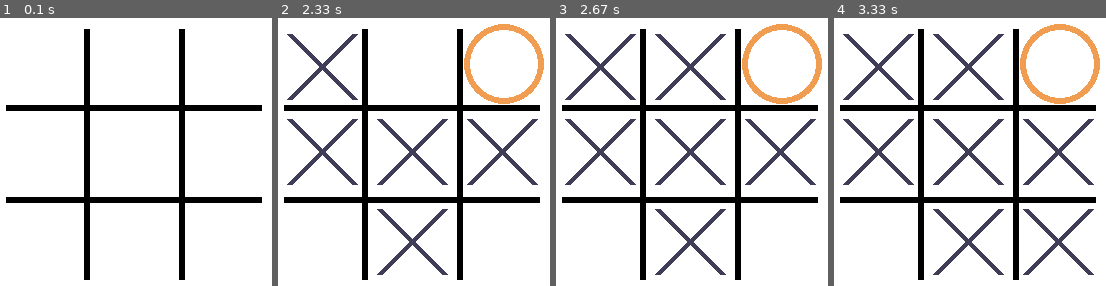
Above: before the commit, frames 1-4 (left to right).
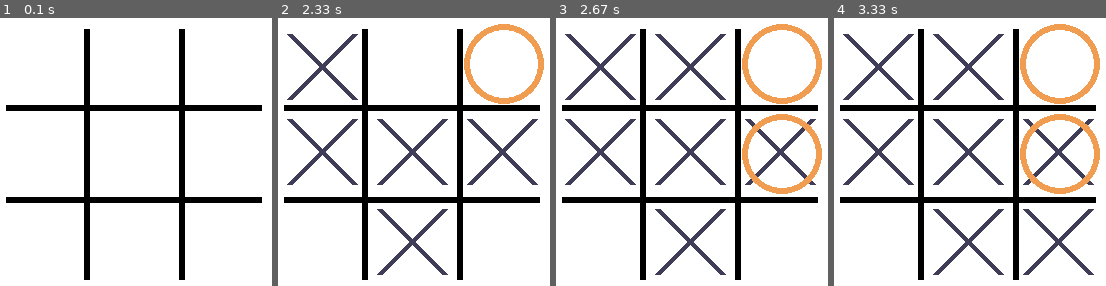
Above: after the commit, the same moments.

Repository: Kadrizzle/Pygame-TicTacToe
Game: pygame game, started from tictactoe_pygame.py
The game is run twice, just before and just after one commit, with the same random seed, the same clock (stepped at 60 frames per second) and the same inputs.
Inputs (mouse positions are in pixels of both pictures, inside the frame that each line leads up to):
- Up to frame 1 (0.1 s): no input
- Up to frame 2 (2.33 s): click (408, 154) at 0.38 s; click (299, 157) at 0.72 s; click (460, 192) at 1.55 s; click (302, 66) at 1.88 s; click (386, 269) at 2.22 s
- Up to frame 3 (2.67 s): click (672, 76) at 2.55 s
- Up to frame 4 (3.33 s): click (1051, 240) at 2.88 s

Frames 1-2 are identical in both runs. In frame 3, 1.9% of the frame differs, in the area x 68-98%, y 35-66%; in frame 4, 1.9%.

Commit message:
Part of the computer algorithm is done

Diff:
--- a/tictactoe_pygame.py
+++ b/tictactoe_pygame.py
@@ -31,6 +31,7 @@
 eigth_slot = pygame.draw.rect(screen, (255,255,255), (175, 274, 99, 74))
 ninth_slot = pygame.draw.rect(screen, (255,255,255), (275, 274, 74, 74))
 open_spots = [0, 0, 0, 0, 0, 0, 0, 0, 0]
+player_spots = [0, 0, 0, 0, 0, 0, 0, 0, 0]
 #Circle coordinates is necessary so I'll be able to have a method for the computer to play instead of manually writing down every move for the computer
 #This will make more sense later when you actually go to type the method for the computer
 circle_coordinates = [(135,135) , (228,135) , (320,135) , (135,225) , (228,225) , (320,225) , (135,315)  ,(228,315) , (320,315)]
@@ -63,10 +64,28 @@
                 pygame.draw.circle(screen, pygame.Color(240,157,81), circle_coordinates[rand_number], (40), width = 6)
                 open_spots[rand_number] = 1
                 break
-    #else:
-        #first_number = 0
-        #second_number = 1
-        #for x in open_spots:
+    else:
+        first_number = 0
+        second_number = 1
+        for x in player_spots:
+            if player_spots[first_number] == 1 and player_spots[second_number] == 1:
+                pygame.draw.circle(screen, pygame.Color(240,157,81), circle_coordinates[second_number + 1], (40), width = 6)
+                open_spots[second_number + 1] = 1
+                if x == 2:
+                    first_number = 0
+                    second_number = 0
+                first_number += 3 #0 = 3,4... 1 = 6,7... 2 = 9,10
+                second_number += 3
+                if x == 2:
+                    first_number = 1
+                    second_number = 2
+                    if player_spots[first_number] == 1 and player_spots[second_number] == 1:
+                        pygame.draw.circle(screen, pygame.Color(240,157,81), circle_coordinates[first_number - 1], (40), width = 6)
+                        open_spots[first_number - 1] = 1
+                        first_number += 3
+                        second_number += 3
+                        if x == 5:
+                            break
 
 
 
@@ -89,6 +108,7 @@
             pygame.draw.line(screen, pygame.Color(64, 61, 88), (105, 105), (170, 170), width = 6)
             pygame.draw.line(screen, pygame.Color(64,61,88), (170, 105), (105, (screen_y /2) - 55), width = 6)
             open_spots[0] = 1
+            player_spots[0] = 1
             computer_play(open_spots, first_move)
             first_move = False
 
@@ -96,6 +116,7 @@
             pygame.draw.line(screen, pygame.Color(64, 61, 88), (195,105), (260, 170), width = 6)
             pygame.draw.line(screen, pygame.Color(64,61,88), (260, 105), (195, 170), width = 6)
             open_spots[1] = 1
+            player_spots[1] = 1
             computer_play(open_spots, first_move)
             first_move = False
 
@@ -103,6 +124,7 @@
             pygame.draw.line(screen, pygame.Color(64, 61, 88), (285,105), (350,170), width = 6)
             pygame.draw.line(screen, pygame.Color(64,61,88), (285,170),(350,105), width = 6)
             open_spots[2] = 1
+            player_spots[2] = 1
             computer_play(open_spots, first_move)
             first_move = False
 
@@ -110,6 +132,7 @@
             pygame.draw.line(screen, pygame.Color(64, 61, 88), (105,190), (170, 255), width = 6)
             pygame.draw.line(screen, pygame.Color(64, 61, 88), (170,190), (105, 255), width = 6)
             open_spots[3] = 1
+            player_spots[3] = 1
             computer_play(open_spots, first_move)
             first_move = False
 
@@ -117,6 +140,7 @@
             pygame.draw.line(screen, pygame.Color(64, 61, 88), (195,190), (260, 255), width = 6)
             pygame.draw.line(screen, pygame.Color(64, 61, 88), (260,190), (195, 255), width = 6)
             open_spots[4] = 1
+            player_spots[4] = 1
             computer_play(open_spots, first_move)
             first_move = False
 
@@ -124,6 +148,7 @@
             pygame.draw.line(screen, pygame.Color(64, 61, 88), (285,190), (350,255), width = 6)
             pygame.draw.line(screen, pygame.Color(64,61,88), (285,255),(350,190), width = 6)
             open_spots[5] = 1
+            player_spots[5] = 1
             computer_play(open_spots, first_move)
             first_move = False
 
@@ -131,6 +156,7 @@
             pygame.draw.line(screen, pygame.Color(64, 61, 88), (105,280), (170, 345), width = 6)
             pygame.draw.line(screen, pygame.Color(64, 61, 88), (170,280), (105, 345), width = 6)
             open_spots[6] = 1
+            player_spots[6] = 1
             computer_play(open_spots, first_move)
             first_move = False
 
@@ -138,6 +164,7 @@
             pygame.draw.line(screen, pygame.Color(64, 61, 88), (195,280), (260, 345), width = 6)
             pygame.draw.line(screen, pygame.Color(64, 61, 88), (260,280), (195, 345), width = 6)
             open_spots[7] = 1
+            player_spots[7] = 1
             computer_play(open_spots, first_move)
             first_move = False
 
@@ -145,6 +172,7 @@
             pygame.draw.line(screen, pygame.Color(64, 61, 88), (285,280), (350, 345), width = 6)
             pygame.draw.line(screen, pygame.Color(64, 61, 88), (285,345), (350, 280), width = 6)
             open_spots[8] = 1
+            player_spots[8] = 1
             computer_play(open_spots, first_move)
             first_move = False
 
